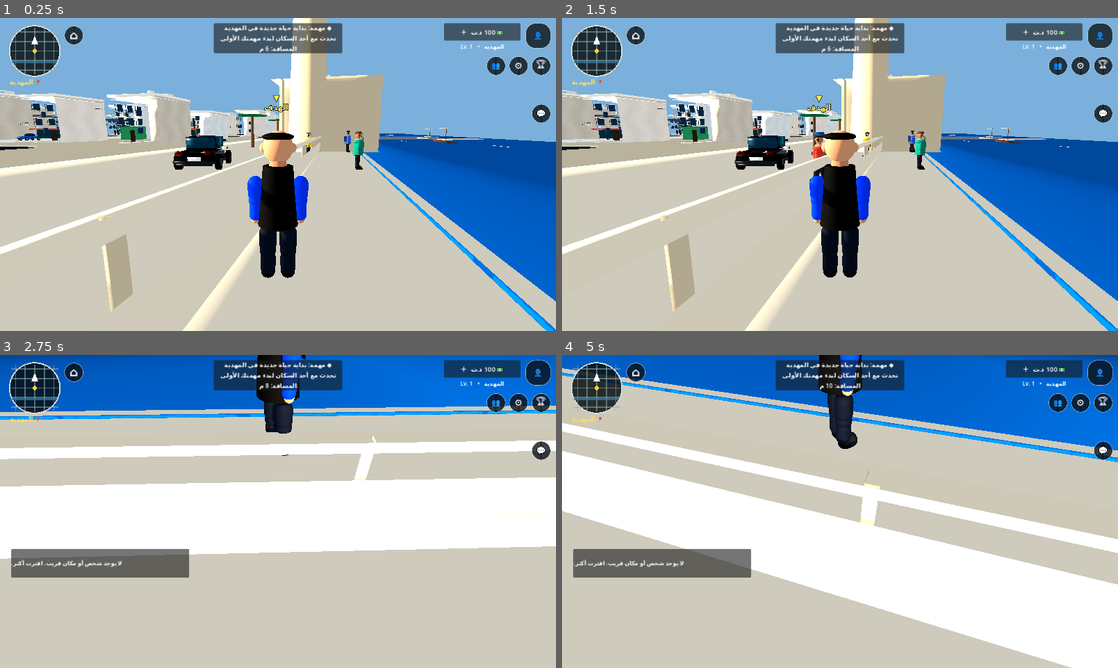
Above: before the commit, frames 1-4 (two rows, left to right).
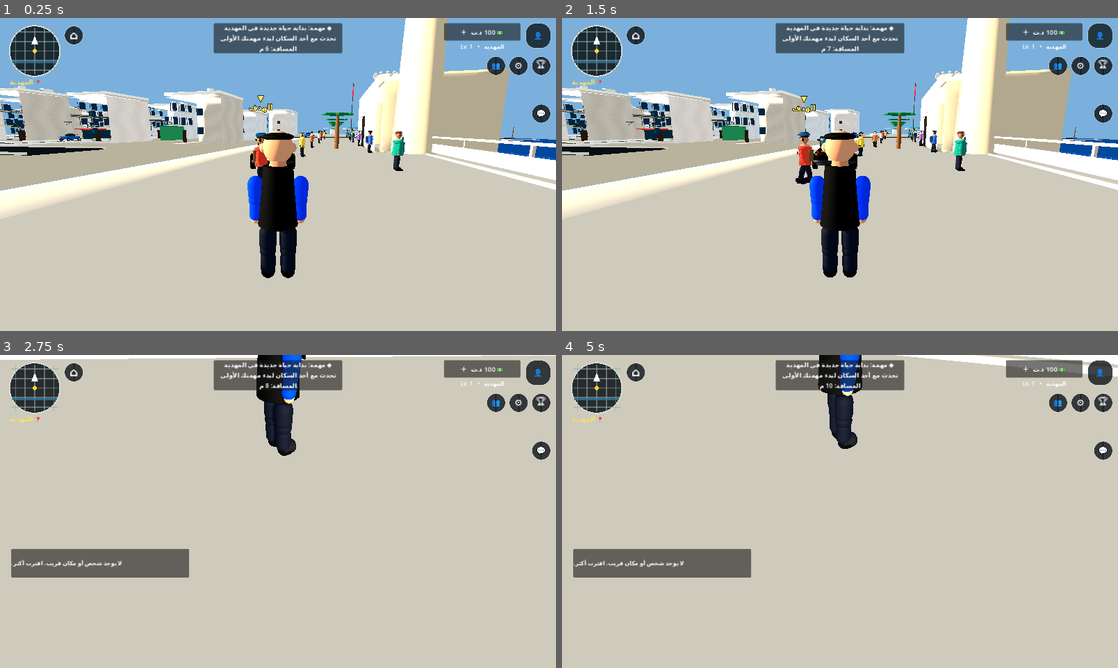
Above: after the commit, the same moments.

Repository: stevennpllk-crypto/REAL-LIFE-MAHDIA
Game: Godot game, scene res://scenes/Main.tscn
Same seed, same stepped clock (60 frames per second), same inputs: the game is played once before the commit and once after it.
Inputs (mouse positions are in pixels of both pictures, inside the frame that each line leads up to):
- Up to frame 1 (0.25 s): no input
- Up to frame 2 (1.5 s): click "⌂" at 0.5 s; click "👤" at 1.25 s
- Up to frame 3 (2.75 s): tap Enter at 2 s; move the mouse to (305, 511) at 2.02 s; hold W (move_forward) from 2.03 s (still down); tap E (interact) at 2.1 s; tap Space (jump) at 2.27 s
- Up to frame 4 (5 s): keep holding W (move_forward); move the mouse to (812, 511) at 2.77 s; tap Shift (run) at 2.85, 4.35 s; tap Space (jump) at 3.02, 4.52 s; move the mouse to (851, 505) at 3.52 s; tap E (interact) at 3.6 s; move the mouse to (834, 517) at 4.27 s

The runs differ from the first frame. In frame 1, 35% of the frame differs, in the area x 0-100%, y 0-100%; in frame 2, 36%; in frame 3, 43%; in frame 4, 46%.

Commit message:
Place the opening player and crowd on the promenade side of the sea wall

Diff:
--- a/scripts/main.gd
+++ b/scripts/main.gd
@@ -49,9 +49,9 @@
 var level_label: Label
 var chat_row: HBoxContainer
 var mission_hud_panel: PanelContainer
-const START_PLAYER_POSITION := Vector3(68.0, 0.03, -56.0)
+const START_PLAYER_POSITION := Vector3(68.0, 0.03, -46.0)
 const START_PLAYER_ROTATION := PI * 0.5 + 0.22
-const START_VEHICLE_POSITION := Vector3(59.0, 0.1, -50.0)
+const START_VEHICLE_POSITION := Vector3(58.0, 0.1, -43.5)
 const AUTOSAVE_INTERVAL := 12.0
 const WORLD_SAVE_KEY := "mahdia_world"
 
@@ -577,12 +577,12 @@
 		"يوسف", "سارة", "حاتم", "نجلاء", "وليد", "ريم"
 	]
 	var sidewalk_positions := [
-		Vector3(62.0, 0, -54.6), Vector3(57.0, 0, -58.0),
-		Vector3(51.0, 0, -54.7), Vector3(46.0, 0, -58.0),
-		Vector3(40.0, 0, -54.6), Vector3(35.0, 0, -58.0),
-		Vector3(29.0, 0, -54.7), Vector3(24.0, 0, -58.0),
-		Vector3(18.0, 0, -54.6), Vector3(13.0, 0, -58.0),
-		Vector3(7.0, 0, -54.7), Vector3(2.0, 0, -58.0)
+		Vector3(62.0, 0, -44.0), Vector3(57.0, 0, -50.0),
+		Vector3(51.0, 0, -44.2), Vector3(46.0, 0, -50.0),
+		Vector3(40.0, 0, -44.0), Vector3(35.0, 0, -50.0),
+		Vector3(29.0, 0, -44.2), Vector3(24.0, 0, -50.0),
+		Vector3(18.0, 0, -44.0), Vector3(13.0, 0, -50.0),
+		Vector3(7.0, 0, -44.2), Vector3(2.0, 0, -50.0)
 	]
 	var resident_budget: int = sidewalk_positions.size()
 	for i in range(mini(sidewalk_positions.size(), resident_budget)):
